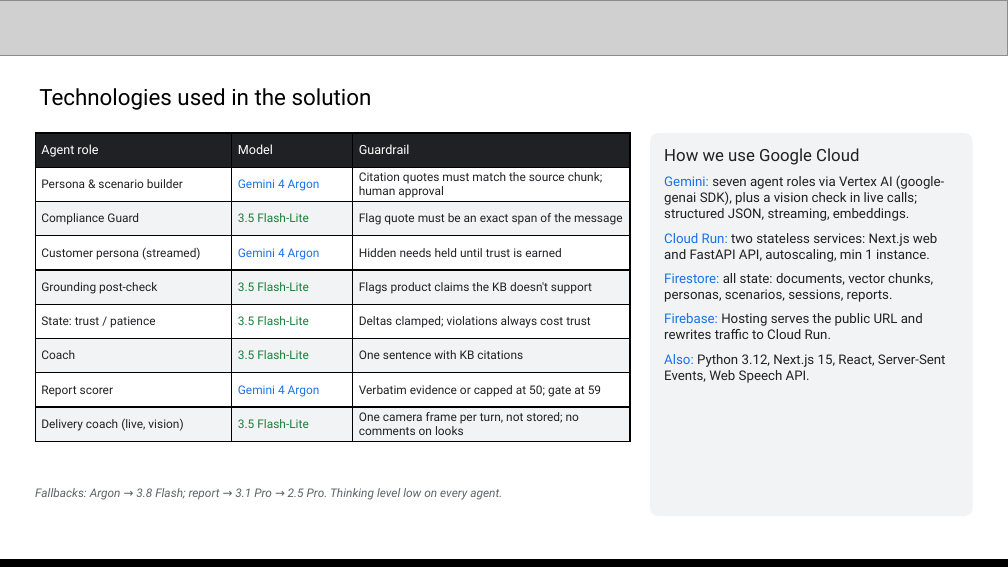
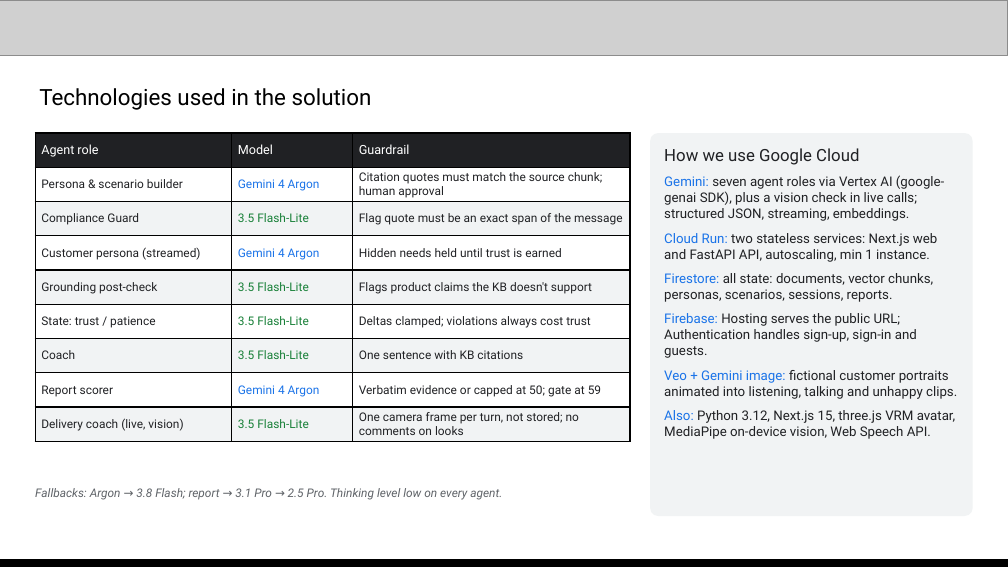
Before and after one commit to jease0502/SkillCoach-AIBC, a slide deck: slide 8 of media/SkillCoach_Submission.pptx. Drawn at 1008x567 pixels with LibreOffice and Linux fonts; fonts in the diff are those of the drawing; grey boxes stand for pictures. Boxes give left, top, right and bottom in pixels: in the first picture for what was removed or moved away, otherwise in the second. Text is boxed around its words. In the diff, an @@ line names an element or a change of style, - is before the commit and + after.

```diff
--- a/media/SkillCoach_Submission.pptx
+++ b/media/SkillCoach_Submission.pptx
@@ text at box(664, 313, 957, 439): text changed @@
-Firebase: Hosting serves the public URL and rewrites traffic to Cloud Run.
-Also: Python 3.12, Next.js 15, React, Server-Sent Events, Web Speech API.
+Firebase: Hosting serves the public URL; Authentication handles sign-up, sign-in and guests.
+Veo + Gemini image: fictional customer portraits animated into listening, talking and unhappy clips.
+Also: Python 3.12, Next.js 15, three.js VRM avatar, MediaPipe on-device vision, Web Speech API.
```
Also in this commit, not shown: 6 other slides changed, 4 other files.
